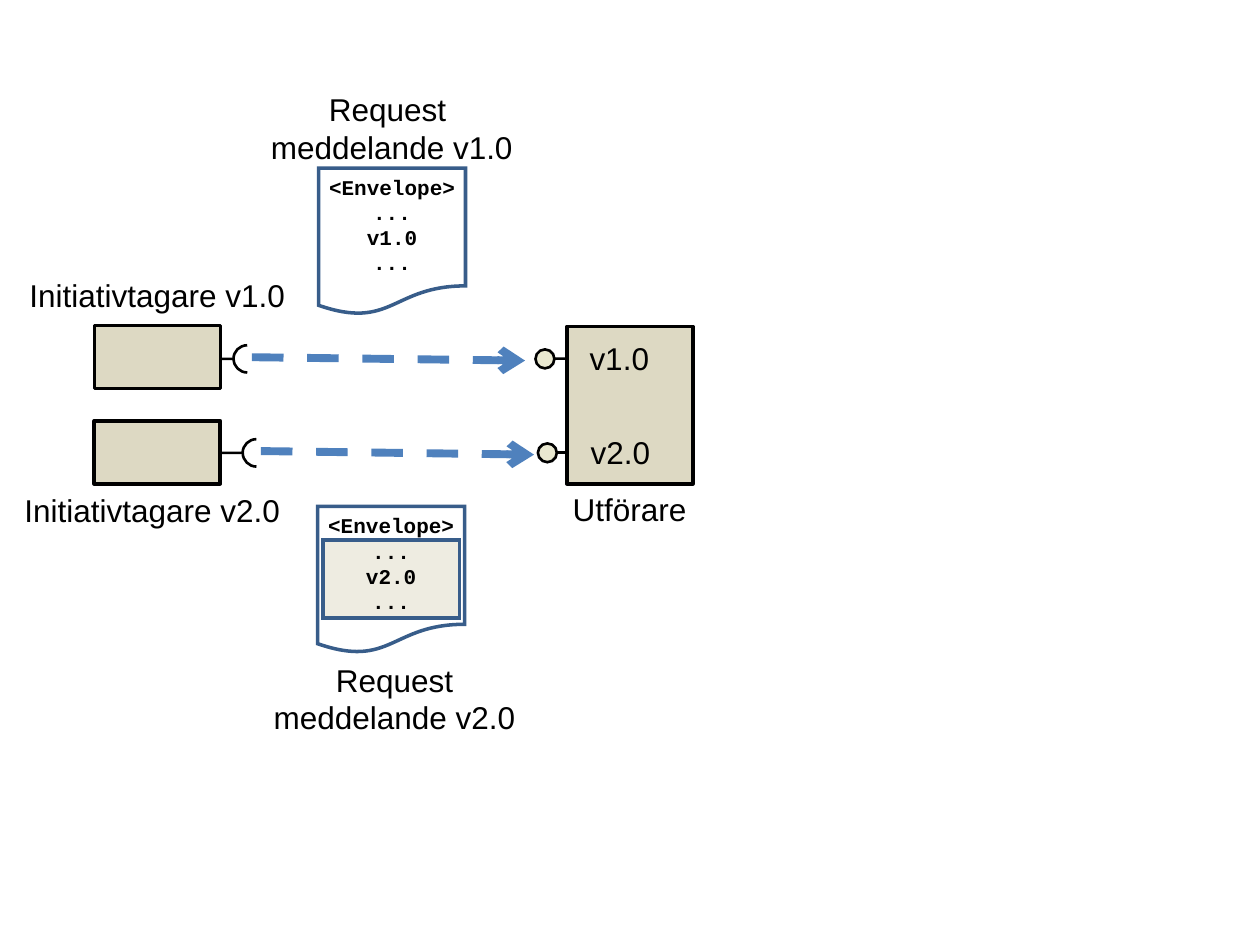
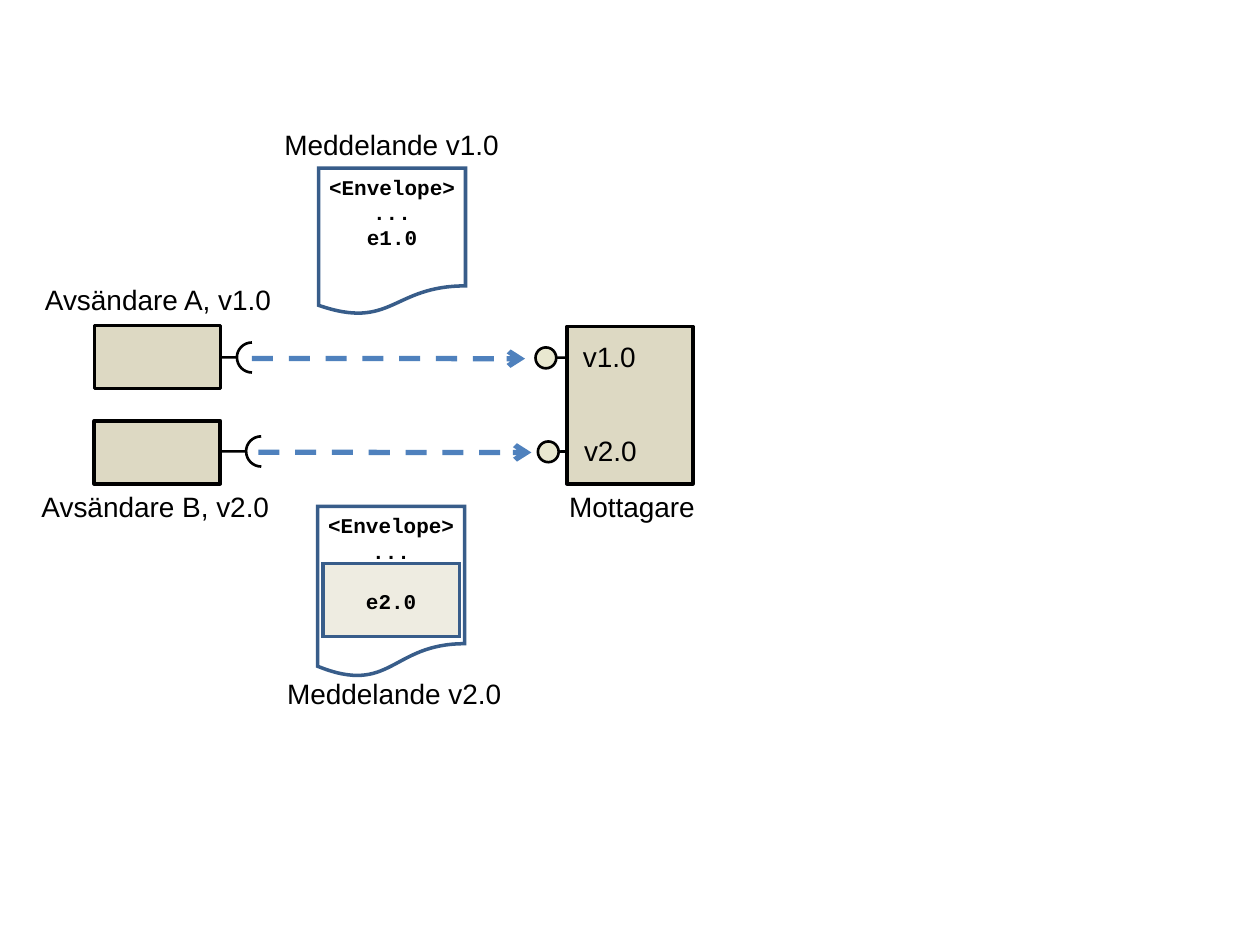
Before and after one commit to admstar/rivta, a slide deck: slide 12 of site/www/images/RIV-förvaltning, Illustrationer.ppt (slide 11 before the commit). Drawn at 1260x945 pixels with LibreOffice and Linux fonts; fonts in the diff are those of the drawing. Boxes give left, top, right and bottom in pixels: in the first picture for what was removed or moved away, otherwise in the second. Text is boxed around its words. In the diff, an @@ line names an element or a change of style, - is before the commit and + after.

```diff
--- a/site/www/images/RIV-förvaltning, Illustrationer.ppt
+++ b/site/www/images/RIV-förvaltning, Illustrationer.ppt
@@ text at bbox=[284, 134, 499, 156]: text changed; size 18 to 16 pt @@
-Request
-meddelande v1.0
+Meddelande v1.0
@@ text at bbox=[367, 231, 417, 246]: text changed @@
-v1.0
-...
+e1.0
@@ text at bbox=[45, 289, 271, 314]: text changed; size 18 to 16 pt @@
-Initiativtagare v1.0
+Avsändare A, v1.0
@@ line moved from (234, 359) - (199, 359) to (238, 358) - (199, 358) @@
@@ 3 freeform shapes: place and size @@
-3 freeform shapes at bbox=[233, 345, 257, 466]
+3 freeform shapes at bbox=[237, 343, 261, 466]
@@ arrow (252, 359) - (525, 359): stroke #4F81BD 4.51 pt dashed to #4F81BD 3 pt dashed @@
@@ line moved from (595, 359) - (554, 359) to (601, 358) - (556, 358) @@
@@ text "v1.0" at bbox=[583, 347, 636, 368]: size 18 to 16 pt @@
@@ freeform shape: place and size @@
-freeform shape at bbox=[243, 440, 257, 454]
+freeform shape at bbox=[246, 436, 261, 451]
@@ text "v2.0" at bbox=[584, 441, 637, 462]: size 18 to 16 pt @@
@@ line moved from (243, 452) - (208, 452) to (247, 451) - (208, 451) @@
@@ arrow (258, 452) - (532, 452): stroke #4F81BD 4.51 pt dashed to #4F81BD 3 pt dashed @@
@@ line moved from (597, 452) - (557, 452) to (604, 451) - (558, 451) @@
@@ text at bbox=[41, 496, 269, 521]: text changed; size 18 to 16 pt @@
-Initiativtagare v2.0
+Avsändare B, v2.0
@@ flow chart document: place and size @@
-flow chart document at bbox=[318, 507, 465, 654]
+flow chart document at bbox=[318, 507, 465, 678]
@@ text added at bbox=[569, 497, 695, 522], 16 pt, text #000000 @@
+Mottagare
@@ text removed at bbox=[573, 498, 687, 522] @@
-Utförare
@@ rectangle: place and size @@
-rectangle at bbox=[323, 541, 459, 619]
+rectangle at bbox=[323, 563, 459, 636]
@@ text at bbox=[366, 595, 416, 610]: text changed @@
-v2.0
-...
+e2.0
@@ text at bbox=[287, 683, 501, 705]: text changed; size 18 to 16 pt @@
-Request
-meddelande v2.0
+Meddelande v2.0
```
Also in this commit, not shown: 2 other slides changed, 4 slides added, 11 other files.
